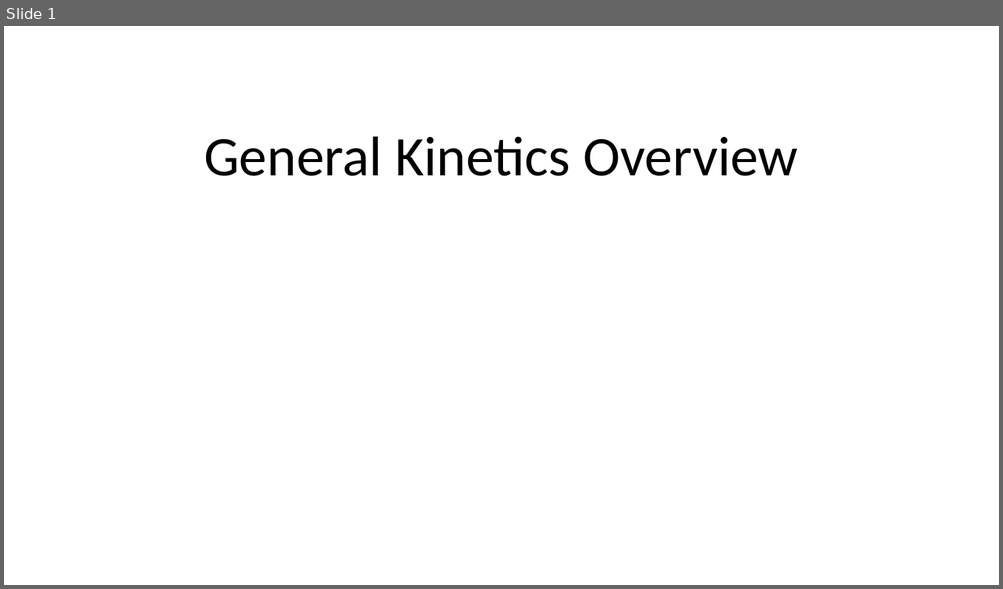
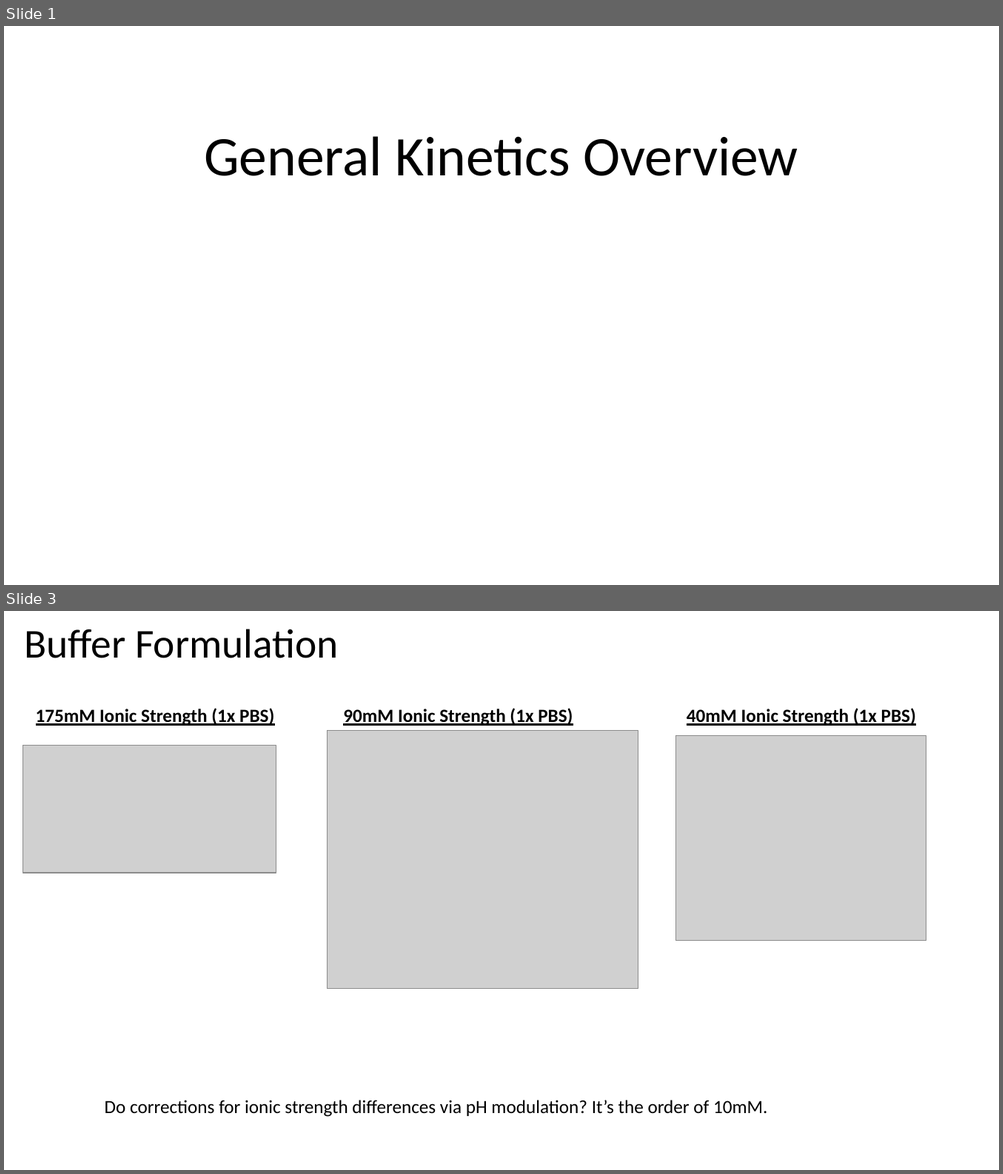
Before and after one commit to mdanderson03/SpectrePlex, a slide deck: Presentation/General Kinetics Overview.pptx. Shown one above the other, each under a label of ours: slide 1 before the commit, slides 1 and 3 after it; the slides between them are not shown. The pictures are 1003x589 and 1003x1174 pixels, drawn with LibreOffice and Linux fonts; fonts in the diff are those of the drawing; grey boxes stand for pictures. Boxes give left, top, right and bottom in pixels: in the first picture for what was removed or moved away, otherwise in the second. Text is boxed around its words. In the diff, an @@ line names an element or a change of style, - is before the commit and + after.

```diff
--- a/Presentation/General Kinetics Overview.pptx
+++ b/Presentation/General Kinetics Overview.pptx
@@ slide 3 added at bbox=[4, 611, 999, 1170], background #FFFFFF @@
@@ title added at bbox=[25, 629, 338, 658], 39.6 pt, text #000000 @@
+Buffer Formulation
@@ text added at bbox=[36, 708, 274, 726], 18 pt, text #000000, bold, underline @@
+175mM Ionic Strength (1x PBS)
@@ text added at bbox=[343, 708, 572, 726], 18 pt, text #000000, bold, underline @@
+90mM Ionic Strength (1x PBS)
@@ text added at bbox=[686, 708, 916, 726], 18 pt, text #000000, bold, underline @@
+40mM Ionic Strength (1x PBS)
@@ picture added at bbox=[327, 730, 637, 988] @@
@@ picture added at bbox=[675, 735, 926, 940] @@
@@ picture added at bbox=[22, 745, 276, 873] @@
@@ text added at bbox=[105, 1100, 767, 1117], 18 pt, text #000000 @@
+Do corrections for ionic strength differences via pH modulation? It’s the order of 10mM.
```
Also in this commit, not shown: 1 slide changed, 1 other slide added, 3 other files.
